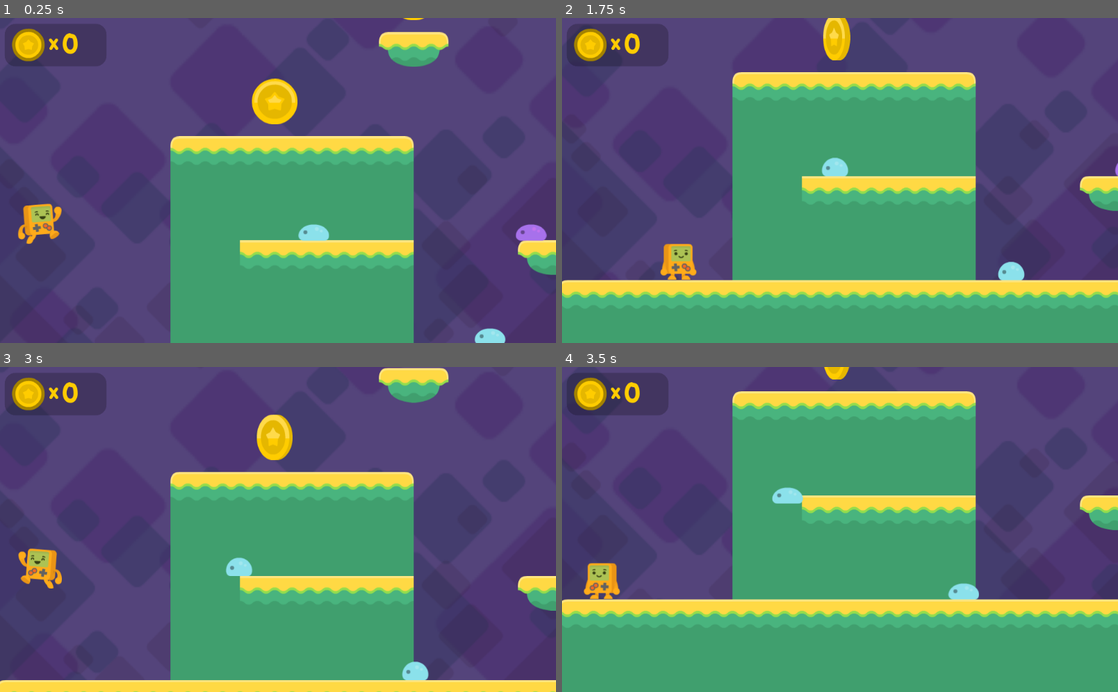
Above: before the commit, frames 1-4 (two rows, left to right).
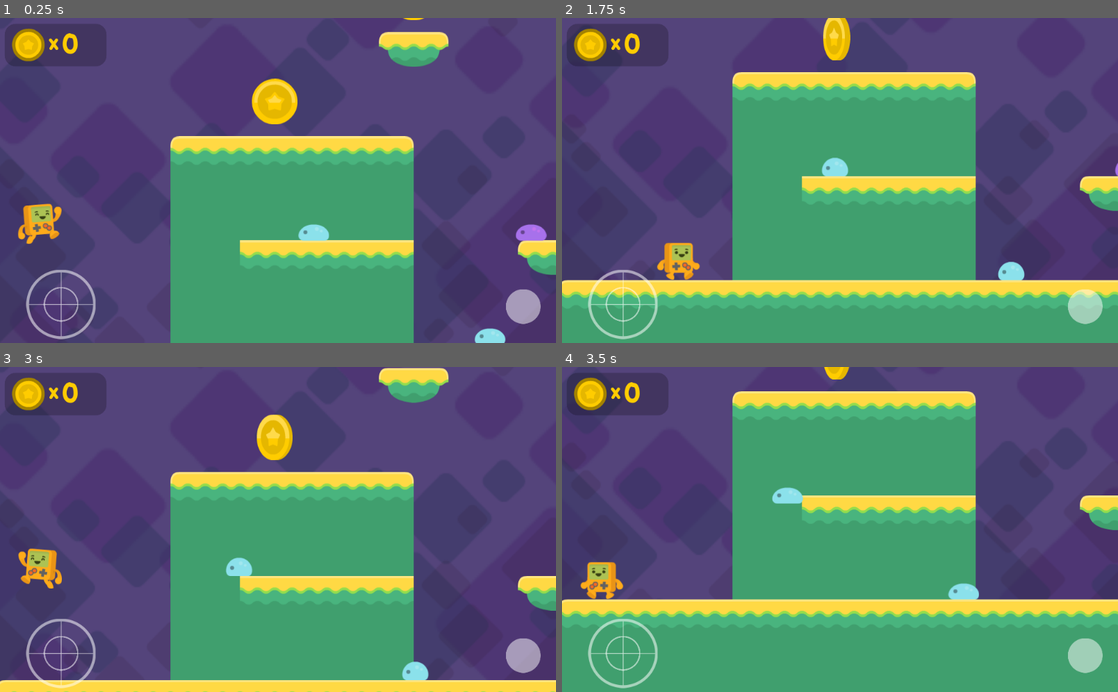
Above: after the commit, the same moments.

Repository: dpensky/godot-platformer-tutorial
Game: Godot game, scene res://Level1.tscn
Two runs of this game, one before a commit and one after it. Both use one fixed random seed, a clock stepped at 60 frames per second and the inputs below. Sound files missing from this copy of the repository are replaced by a short silence.
Inputs (mouse positions are in pixels of both pictures, inside the frame that each line leads up to):
- Up to frame 1 (0.25 s): no input
- Up to frame 2 (1.75 s): tap Enter at 0.5 s; move the mouse to (962, 164) at 0.52 s; hold Right (right) 0.53-1.25 s; tap Space (jump) at 0.6, 0.77, 1.07 s; click (962, 164) at 0.67 s; drag from (728, 196) to (834, 79) at 1.27 s
- Up to frame 3 (3 s): move the mouse to (333, 458) at 2.02 s; hold Left (left) 2.03-2.75 s; tap Space (jump) at 2.1 s; click (333, 458) at 2.17 s; drag from (250, 594) to (422, 653) at 2.77 s
- Up to frame 4 (3.5 s): no input

The runs differ from the first frame. In frame 1, 1.1% of the frame differs, in the area x 4-98%, y 77-99%; in frame 2, 1.4%, in the area x 4-98%, y 69-99%; in frame 3, 1.1%; in frame 4, 1.4%.

Commit message:
add joystick support

Diff:
--- /dev/null
+++ b/Joystick/Joystick.gd
@@ -0,0 +1,150 @@
+extends Control
+
+class_name Joystick
+
+# If the joystick is receiving inputs.
+var is_working := false
+
+# The joystick output.
+var output := Vector2.ZERO
+
+# FIXED: The joystick doesn't move.
+# DYNAMIC: Every time the joystick area is pressed, the joystick position is set on the touched position.
+# FOLLOWING: If the finger moves outside the joystick background, the joystick follows it.
+enum JoystickMode {FIXED, DYNAMIC, FOLLOWING}
+
+export(JoystickMode) var joystick_mode := JoystickMode.FIXED
+
+# REAL: return a vector with a lenght beetween 0 (deadzone) and 1; useful for implementing different velocity or acceleration.
+# NORMALIZED: return a normalized vector.
+enum VectorMode {REAL, NORMALIZED}
+
+export(VectorMode) var vector_mode := VectorMode.REAL
+
+# The color of the button when the joystick is in use.
+export(Color) var _pressed_color := Color.gray
+
+# The number of directions, e.g. a D-pad is joystick with 4 directions, keep 0 for a free joystick.
+export(int, 0, 12) var directions := 0
+
+# It changes the angle of simmetry of the directions.
+#export(int, -180, 180)
+export var simmetry_angle := 90
+
+#If the handle is inside this range, in proportion to the background size, the output is zero.
+export(float, 0, 0.5) var dead_zone := 0.2;
+
+#The max distance the handle can reach, in proportion to the background size.
+export(float, 0.5, 2) var clamp_zone := 1;
+
+#VISIBILITY_ALWAYS = Always visible.
+#VISIBILITY_TOUCHSCREEN_ONLY = Visible on touch screens only.
+enum VisibilityMode {ALWAYS , TOUCHSCREEN_ONLY }
+
+export(VisibilityMode) var visibility_mode := VisibilityMode.ALWAYS
+
+onready var _background := $Background
+onready var _handle := $Background/Handle
+onready var _original_color : Color = _handle.self_modulate
+onready var _original_position : Vector2 = _background.rect_position
+
+var _touch_index :int = -1
+
+func _ready() -> void:
+	if not OS.has_touchscreen_ui_hint() and visibility_mode == VisibilityMode.TOUCHSCREEN_ONLY:
+		hide()
+
+func _touch_started(event: InputEventScreenTouch) -> bool:
+	return event.pressed and _touch_index == -1
+
+func _touch_ended(event: InputEventScreenTouch) -> bool:
+	return not event.pressed and _touch_index == event.index
+
+func _input(event: InputEvent) -> void:
+	if not (event is InputEventScreenTouch or event is InputEventScreenDrag):
+		return
+
+	if event is InputEventScreenTouch:
+		if _touch_started(event) and _is_inside_control_rect(event.position, self):
+			if (joystick_mode == JoystickMode.DYNAMIC or joystick_mode == JoystickMode.FOLLOWING):
+				_center_control(_background, event.position)
+			if _is_inside_control_circle(event.position, _background):
+				_touch_index = event.index
+				_handle.self_modulate = _pressed_color
+		elif _touch_ended(event):
+			_reset()
+
+	elif event is InputEventScreenDrag and _touch_index == event.index:
+		var ray :float = _background.rect_size.x / 2
+		var dead_size := dead_zone * ray
+		var clamp_size := clamp_zone * ray
+
+		var center :Vector2 = _background.rect_global_position + (_background.rect_size / 2)
+		var vector :Vector2 = event.position - center
+
+		if vector.length() > dead_size:
+			if directions > 0:
+				vector = _directional_vector(vector, directions, deg2rad(simmetry_angle))
+
+			if vector_mode == VectorMode.NORMALIZED:
+				output = vector.normalized()
+				_center_control(_handle, output * clamp_size + center)
+			elif vector_mode == VectorMode.REAL:
+				var clamped_vector := vector.clamped(clamp_size)
+				output = vector.normalized() * (clamped_vector.length() - dead_size) / (clamp_size - dead_size)
+				_center_control(_handle, clamped_vector + center)
+
+			is_working = true
+			if joystick_mode == JoystickMode.FOLLOWING:
+				_following(vector)
+		else:
+			is_working = false
+			output = Vector2.ZERO
+			_reset_handle()
+			return
+
+func _center_control(control: Control, new_global_position: Vector2) -> void:
+	control.rect_global_position = new_global_position - (control.rect_size / 2)
+	#control.rect_global_position = new_global_position - control.rect_pivot_offset
+
+func _reset_handle():
+	_center_control(_handle, _background.rect_global_position + (_background.rect_size / 2))
+
+func _reset():
+	_touch_index = -1
+	is_working = false
+	output = Vector2.ZERO
+	_handle.self_modulate = _original_color
+	_background.rect_position = _original_position
+	_reset_handle()
+
+func _is_inside_control_rect(global_position: Vector2, control: Control) -> bool:
+	var x: bool = global_position.x > control.rect_global_position.x and global_position.x < control.rect_global_position.x + (control.rect_size.x * control.rect_scale.x)
+	var y: bool = global_position.y > control.rect_global_position.y and global_position.y < control.rect_global_position.y + (control.rect_size.y * control.rect_scale.y)
+	return x and y
+
+func _is_inside_control_circle(global_position: Vector2, control: Control) -> bool:
+	var ray := control.rect_size.x * control.rect_scale.x / 2
+	var center := control.rect_global_position + Vector2(ray, ray)
+	var ray_position := global_position - center
+	return ray_position.length_squared() < ray * ray
+
+func _following(vector: Vector2) -> void:
+	var clamp_size :float = clamp_zone * _background.rect_size.x / 2
+	if vector.length() > clamp_size:
+		var radius := vector.normalized() * clamp_size
+		var delta := vector - radius
+		var new_pos :Vector2 = _background.rect_position + delta
+		new_pos.x = clamp(new_pos.x, -_background.rect_size.x / 2, rect_size.x - _background.rect_size.x / 2)
+		new_pos.y = clamp(new_pos.y, -_background.rect_size.y / 2, rect_size.y - _background.rect_size.y / 2)
+		_background.rect_position = new_pos
+
+# warning-ignore:shadowed_variable
+func _directional_vector(vector: Vector2, n_directions: int, simmetry_angle := PI/2) -> Vector2:
+	var angle := (vector.angle() + simmetry_angle) / (PI / n_directions)
+	angle = floor(angle) if angle >= 0 else ceil(angle)
+	if abs(angle) as int % 2 == 1:
+		angle = angle + 1 if angle >= 0 else angle - 1
+	angle *= PI / n_directions
+	angle -= simmetry_angle
+	return Vector2(cos(angle), sin(angle)) * vector.length()
--- /dev/null
+++ b/Joystick/Joystick.tscn
@@ -0,0 +1,53 @@
+[gd_scene load_steps=3 format=2]
+
+[ext_resource path="res://Joystick/Joystick.gd" type="Script" id=1]
+[ext_resource path="res://Joystick/joystick_background_cross.png" type="Texture" id=2]
+
+[node name="Joystick" type="Control"]
+anchor_top = 1.0
+anchor_bottom = 1.0
+margin_top = -300.0
+margin_right = 300.0
+rect_pivot_offset = Vector2( 150, 150 )
+mouse_filter = 1
+script = ExtResource( 1 )
+__meta__ = {
+"_edit_use_anchors_": false
+}
+
+[node name="Background" type="TextureRect" parent="."]
+anchor_left = 0.5
+anchor_top = 0.5
+anchor_right = 0.5
+anchor_bottom = 0.5
+margin_left = -128.0
+margin_top = -128.0
+margin_right = 128.0
+margin_bottom = 128.0
+grow_horizontal = 2
+grow_vertical = 2
+rect_pivot_offset = Vector2( 128, 128 )
+texture = ExtResource( 2 )
+stretch_mode = 6
+__meta__ = {
+"_edit_use_anchors_": false
+}
+
+[node name="Handle" type="TextureRect" parent="Background"]
+anchor_left = 0.5
+anchor_top = 0.5
+anchor_right = 0.5
+anchor_bottom = 0.5
+margin_left = -64.0
+margin_top = -64.0
+margin_right = 64.0
+margin_bottom = 64.0
+grow_horizontal = 2
+grow_vertical = 2
+rect_scale = Vector2( 0.5, 0.5 )
+rect_pivot_offset = Vector2( 128, 128 )
+texture = ExtResource( 2 )
+stretch_mode = 6
+__meta__ = {
+"_edit_use_anchors_": false
+}
--- /dev/null
+++ b/Level1.gd
@@ -0,0 +1,12 @@
+extends Node2D
+
+func _input(event):
+	if event is InputEventKey and event.pressed:
+		if event.scancode == KEY_ESCAPE:
+			get_tree().quit()
+		elif event.scancode == KEY_F10:
+			OS.window_fullscreen = !OS.window_fullscreen
+
+
+func _on_TouchScreenButton_pressed():
+	Input.action_press("jump")
--- a/Level1.tscn
+++ b/Level1.tscn
@@ -1,17 +1,21 @@
-[gd_scene load_steps=20 format=2]
+[gd_scene load_steps=24 format=2]
 
 [ext_resource path="res://assets/world_tileset.tres" type="TileSet" id=1]
-[ext_resource path="res://Player.tscn" type="PackedScene" id=2]
+[ext_resource path="res://objects/Player.tscn" type="PackedScene" id=2]
 [ext_resource path="res://pass_trough_tileset.tres" type="TileSet" id=3]
 [ext_resource path="res://assets/background/set2_background.png" type="Texture" id=4]
 [ext_resource path="res://assets/background/set2_tiles.png" type="Texture" id=5]
-[ext_resource path="res://coin.tscn" type="PackedScene" id=6]
+[ext_resource path="res://objects/Coin.tscn" type="PackedScene" id=6]
 [ext_resource path="res://assets/fonts/BalsamiqSans-Bold.ttf" type="DynamicFontData" id=7]
 [ext_resource path="res://assets/HUD/coin_gold.png" type="Texture" id=8]
 [ext_resource path="res://HUD.gd" type="Script" id=9]
 [ext_resource path="res://assets/background/background.wav" type="AudioStream" id=10]
 [ext_resource path="res://assets/background/win.wav" type="AudioStream" id=11]
-[ext_resource path="res://Enemy.tscn" type="PackedScene" id=12]
+[ext_resource path="res://objects/Enemy.tscn" type="PackedScene" id=12]
+[ext_resource path="res://Joystick/Joystick.tscn" type="PackedScene" id=13]
+[ext_resource path="res://Level1.gd" type="Script" id=14]
+[ext_resource path="res://Joystick/joystick_handle.png" type="Texture" id=15]
+[ext_resource path="res://Joystick/joystick_circle.png" type="Texture" id=16]
 
 [sub_resource type="RectangleShape2D" id=1]
 extents = Vector2( 160, 32 )
@@ -42,6 +46,7 @@
 font_data = ExtResource( 7 )
 
 [node name="Level1" type="Node2D"]
+script = ExtResource( 14 )
 
 [node name="Tiles One-Way" type="TileMap" parent="."]
 tile_set = ExtResource( 3 )
@@ -225,6 +230,22 @@
 "_edit_use_anchors_": false
 }
 
+[node name="Joystick" parent="HUD" instance=ExtResource( 13 )]
+modulate = Color( 1, 1, 1, 0.537255 )
+margin_top = -195.0
+margin_right = 150.0
+rect_scale = Vector2( 0.5, 0.5 )
+directions = 4
+visibility_mode = 1
+
+[node name="TouchScreenButton" type="TouchScreenButton" parent="HUD"]
+modulate = Color( 1, 1, 1, 0.501961 )
+position = Vector2( 931.718, 500.565 )
+scale = Vector2( 0.5, 0.5 )
+normal = ExtResource( 16 )
+pressed = ExtResource( 15 )
+visibility_mode = 1
+
 [node name="AudioStreamPlayer" type="AudioStreamPlayer" parent="."]
 stream = ExtResource( 10 )
 volume_db = -24.0
@@ -249,6 +270,7 @@
 [node name="Player" parent="." instance=ExtResource( 2 )]
 position = Vector2( -176.554, 208.617 )
 collision_mask = 30
+joystickLeftPath = NodePath("../HUD/Joystick")
 
 [node name="Camera2D" type="Camera2D" parent="Player"]
 current = true
@@ -273,3 +295,4 @@
 [connection signal="coin_collected" from="Coins/coin8" to="HUD" method="_on_coin_collected"]
 [connection signal="coin_collected" from="Coins/coin9" to="HUD" method="_on_coin_collected"]
 [connection signal="coin_collected" from="Coins/coin10" to="HUD" method="_on_coin_collected"]
+[connection signal="pressed" from="HUD/TouchScreenButton" to="." method="_on_TouchScreenButton_pressed"]
--- a/coin.tscn
+++ b/objects/Coin.tscn
@@ -3,8 +3,10 @@
 [ext_resource path="res://assets/coin/gold_3.png" type="Texture" id=1]
 [ext_resource path="res://assets/coin/gold_2.png" type="Texture" id=2]
 [ext_resource path="res://assets/coin/gold_1.png" type="Texture" id=3]
-[ext_resource path="res://coin.gd" type="Script" id=4]
+[ext_resource path="res://objects/Coin.gd" type="Script" id=4]
 [ext_resource path="res://assets/coin/coin.wav" type="AudioStream" id=5]
+
+
 
 [sub_resource type="SpriteFrames" id=1]
 animations = [ {
--- a/Enemy.tscn
+++ b/objects/Enemy.tscn
@@ -3,7 +3,8 @@
 [ext_resource path="res://assets/enemies/slimeBlue.png" type="Texture" id=1]
 [ext_resource path="res://assets/enemies/slimeBlue_blue.png" type="Texture" id=2]
 [ext_resource path="res://assets/enemies/slimeBlue_squashed.png" type="Texture" id=3]
-[ext_resource path="res://Enemy.gd" type="Script" id=4]
+[ext_resource path="res://objects/Enemy.gd" type="Script" id=4]
+
 
 [sub_resource type="SpriteFrames" id=1]
 animations = [ {
--- a/Player.gd
+++ b/objects/Player.gd
@@ -8,19 +8,27 @@
 const GRAVITY = 35
 const JUMPFORCE = -1100
 
+export (NodePath) var joystickLeftPath
+onready var joystickLeft : Joystick = get_node(joystickLeftPath)
+
 func _physics_process(_delta):
 	# $AnimatedSprite.animation = "idle"
 
 	if Input.is_action_pressed("right"):
 		velocity.x = SPEED
+	elif Input.is_action_pressed("left"):
+		velocity.x = -SPEED
+	elif joystickLeft and joystickLeft.is_working:
+		velocity.x = joystickLeft.output.x * SPEED
+	else:
+		$AnimatedSprite.play("idle")
+
+	if velocity.x > 0:
 		$AnimatedSprite.flip_h = false
 		$AnimatedSprite.play("walk")
-	elif Input.is_action_pressed("left"):
-		velocity.x = -SPEED
+	elif velocity.x < 0:
 		$AnimatedSprite.flip_h = true
 		$AnimatedSprite.play("walk")
-	else:
-		$AnimatedSprite.play("idle")
 
 	if not is_on_floor():
 		$AnimatedSprite.play("air")
--- a/Player.tscn
+++ b/objects/Player.tscn
@@ -1,8 +1,9 @@
 [gd_scene load_steps=5 format=2]
 
 [ext_resource path="res://player_spriteframes.tres" type="SpriteFrames" id=1]
-[ext_resource path="res://Player.gd" type="Script" id=2]
+[ext_resource path="res://objects/Player.gd" type="Script" id=2]
 [ext_resource path="res://assets/player/death.wav" type="AudioStream" id=3]
+
 
 [sub_resource type="CapsuleShape2D" id=1]
 radius = 26.0
--- a/project.godot
+++ b/project.godot
@@ -8,9 +8,14 @@
 
 config_version=4
 
-_global_script_classes=[  ]
+_global_script_classes=[ {
+"base": "Control",
+"class": "Joystick",
+"language": "GDScript",
+"path": "res://Joystick/Joystick.gd"
+} ]
 _global_script_class_icons={
-
+"Joystick": ""
 }
 
 [application]
@@ -39,6 +44,10 @@
  ]
 }
 
+[input_devices]
+
+pointing/emulate_touch_from_mouse=true
+
 [layer_names]
 
 2d_physics/layer_1="player"
Binary file added: Joystick/joystick_background.png
Not shown, added: Joystick/joystick_background.png.import
Binary file added: Joystick/joystick_background_cross.png
Not shown, added: Joystick/joystick_background_cross.png.import
Binary file added: Joystick/joystick_circle.png
Not shown, added: Joystick/joystick_circle.png.import
Binary file added: Joystick/joystick_handle.png
Not shown, added: Joystick/joystick_handle.png.import
Renamed: coin.gd -> objects/Coin.gd
Renamed: Enemy.gd -> objects/Enemy.gd
Not shown, added: Joystick/LICENSE
